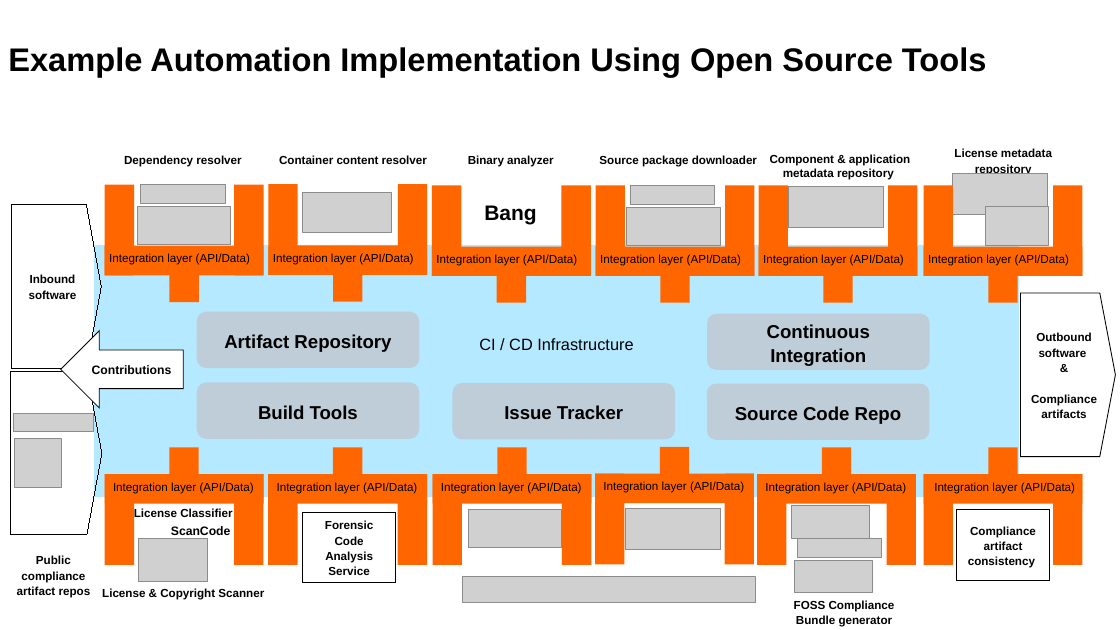
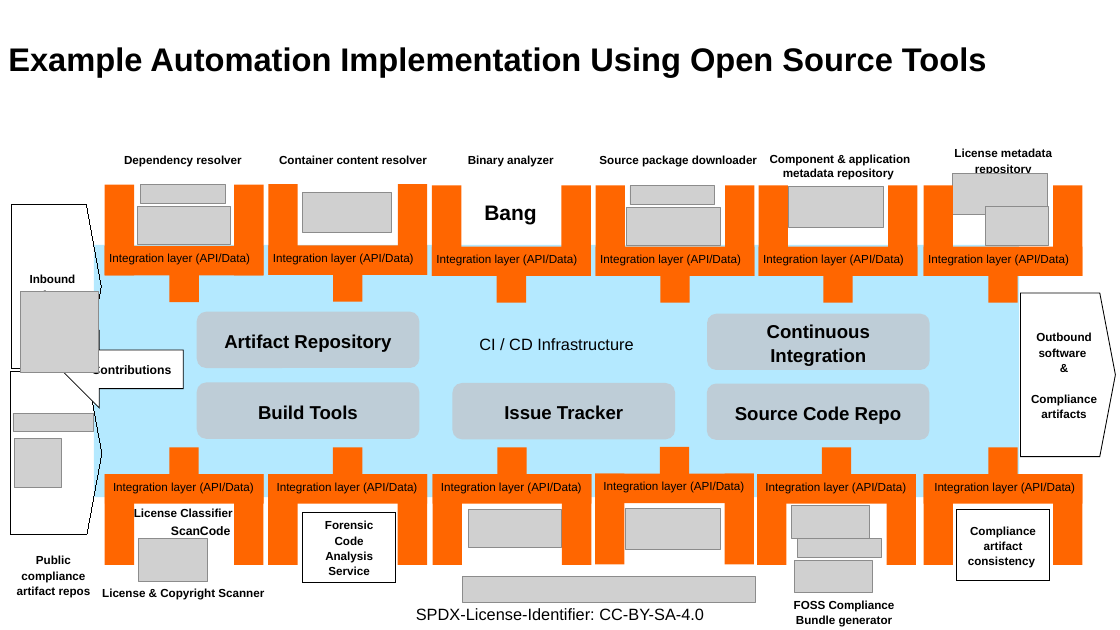
Before and after one commit to Open-Source-Compliance/Sharing-creates-value, a slide deck: slide 2 of Templates/Toolchain-big-picture-abstract-and-instance-example-5.0.pptx. Drawn at 1120x630 pixels with LibreOffice and Linux fonts; fonts in the diff are those of the drawing; grey boxes stand for pictures. Boxes give left, top, right and bottom in pixels: in the first picture for what was removed or moved away, otherwise in the second. Text is boxed around its words. In the diff, an @@ line names an element or a change of style, - is before the commit and + after.

```diff
--- a/Templates/Toolchain-big-picture-abstract-and-instance-example-5.0.pptx
+++ b/Templates/Toolchain-big-picture-abstract-and-instance-example-5.0.pptx
@@ picture added at (x1=21, y1=291, x2=98, y2=372) @@
@@ text added at (x1=416, y1=608, x2=704, y2=620), 14 pt, text #000000 @@
+SPDX-License-Identifier: CC-BY-SA-4.0
```
Also in this commit, not shown: 2 other slides changed.
